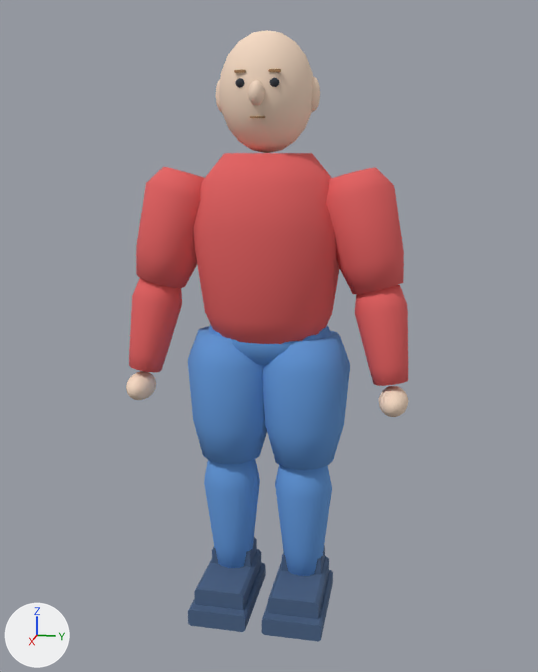
The glTF model assets/player/player.glb: old version first, new version second.
Both versions are drawn from a 50 mm camera at (2.244, 0.452, 1.491) aimed at (0.019, 0.007, 0.935). Lighting does not change. The marker at lower left points along +X, +Y and +Z. The older version comes first. Vertices at exactly the same position are counted once.

The first picture shows 'Bald head', 'Shirt', 'boot.L', 'boot.R', 'forearm.L', 'forearm.R', 'shin.L', 'shin.R', 'thigh.L', 'thigh.R', 'upper_arm.L', 'upper_arm.R' and 3 more.
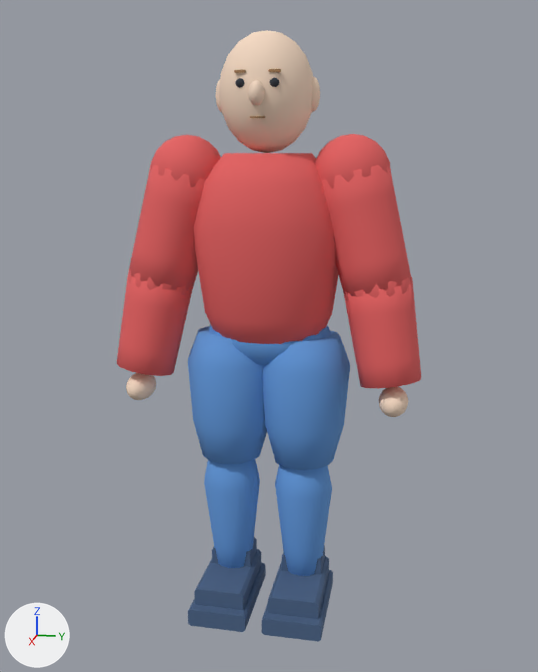
Diff of the bpy script that builds the scene:
```diff
--- a/assets/player/player.glb.py
+++ b/assets/player/player.glb.py
@@ me_forearm_001 @@
-me_forearm_001.from_pydata(...)  # 48 vertices, 92 faces; spans x -0.045..0.112, y 0.274..0.441, z 0.809..1.113
+me_forearm_001.from_pydata(...)  # 48 vertices, 92 faces; spans x -0.076..0.15, y 0.239..0.48, z 0.801..1.121
+# me_forearm_001 part 1: 48 of 48 vertices moved; they spanned x -0.045..0.112, y 0.274..0.441, z 0.809..1.113 and now span x -0.076..0.15, y 0.239..0.48, z 0.801..1.121; mean shift (0.0, 0.0, 0.003)
 me_forearm_001.materials.append(mat_shirt_gltf)
@@ me_forearm_002 @@
-me_forearm_002.from_pydata(...)  # 48 vertices, 92 faces; spans x -0.045..0.112, y -0.441..-0.274, z 0.809..1.113
+me_forearm_002.from_pydata(...)  # 48 vertices, 92 faces; spans x -0.076..0.15, y -0.48..-0.239, z 0.801..1.121
+# me_forearm_002 part 2: 48 of 48 vertices moved; they spanned x -0.045..0.112, y -0.441..-0.274, z 0.809..1.113 and now span x -0.076..0.15, y -0.48..-0.239, z 0.801..1.121; mean shift (0.0, 0.001, 0.003)
 me_forearm_002.materials.append(mat_shirt_gltf)
@@ me_upper_arm_001 @@
-me_upper_arm_001.from_pydata(...)  # 48 vertices, 92 faces; spans x -0.106..0.115, y 0.159..0.413, z 1.079..1.451
+me_upper_arm_001.from_pydata(...)  # 48 vertices, 92 faces; spans x -0.111..0.125, y 0.142..0.437, z 1.072..1.461
+# me_upper_arm_001 part 3: 48 of 48 vertices moved; they spanned x -0.106..0.115, y 0.159..0.413, z 1.079..1.451 and now span x -0.111..0.125, y 0.142..0.437, z 1.072..1.461; mean shift (0.0, 0.002, -0.006)
 me_upper_arm_001.materials.append(mat_shirt_gltf)
@@ me_upper_arm_002 @@
-me_upper_arm_002.from_pydata(...)  # 48 vertices, 92 faces; spans x -0.106..0.115, y -0.413..-0.159, z 1.079..1.451
+me_upper_arm_002.from_pydata(...)  # 48 vertices, 92 faces; spans x -0.111..0.125, y -0.437..-0.142, z 1.072..1.461
+# me_upper_arm_002 part 4: 48 of 48 vertices moved; they spanned x -0.106..0.115, y -0.413..-0.159, z 1.079..1.451 and now span x -0.111..0.125, y -0.437..-0.142, z 1.072..1.461; mean shift (0.0, -0.002, -0.006)
 me_upper_arm_002.materials.append(mat_shirt_gltf)
@@ ob_sleeve_shoulder_r @@
+ob_sleeve_shoulder_r = bpy.data.objects.new('Sleeve shoulder.R', me_joint_003)  # a UV sphere (16 segments, 10 rings, poles along z) spanning x -0.115..0.115, y -0.365..-0.135, z 1.315..1.545; in mat_shirt_gltf (red #e56060)
+ob_sleeve_shoulder_r.location = (0.0, 0.0, 0.0)
@@ ob_sleeve_shoulder_l @@
+ob_sleeve_shoulder_l = bpy.data.objects.new('Sleeve shoulder.L', me_joint_001)  # a UV sphere (16 segments, 10 rings, poles along z) spanning x -0.115..0.115, y 0.135..0.365, z 1.315..1.545; in mat_shirt_gltf (red #e56060)
+ob_sleeve_shoulder_l.location = (0.0, 0.0, 0.0)
@@ ob_sleeve_elbow_r @@
+ob_sleeve_elbow_r = bpy.data.objects.new('Sleeve elbow.R', me_joint_004)  # a UV sphere (16 segments, 10 rings, poles along z) spanning x -0.079..0.129, y -0.444..-0.236, z 0.996..1.203; in mat_shirt_gltf (red #e56060)
+ob_sleeve_elbow_r.location = (0.0, 0.0, 0.0)
@@ ob_sleeve_elbow_l @@
+ob_sleeve_elbow_l = bpy.data.objects.new('Sleeve elbow.L', me_joint_002)  # a UV sphere (16 segments, 10 rings, poles along z) spanning x -0.078..0.129, y 0.236..0.444, z 0.996..1.203; in mat_shirt_gltf (red #e56060)
+ob_sleeve_elbow_l.location = (0.0, 0.0, 0.0)
```

Where the change shows, as pixel boxes (x1, y1, x2, y2) in the pictures (538 x 672 px):
'upper_arm.L', reshaped (15% wider)
    before: (326, 167, 404, 294)
    after: (321, 164, 411, 296)
'upper_arm.R', reshaped (13% wider)
    before: (136, 167, 204, 288)
    after: (129, 165, 206, 291)
'forearm.L', reshaped (44% wider)
    before: (355, 285, 408, 386)
    after: (344, 284, 421, 389)
'forearm.R', reshaped (41% wider, 7% taller)
    before: (129, 278, 182, 372)
    after: (117, 275, 192, 376)
'Sleeve shoulder.L', added (red)
    after: (315, 134, 391, 188)
'Sleeve shoulder.R', added (red)
    after: (150, 135, 221, 187)
'Sleeve elbow.L', added
    after: (345, 275, 413, 301)
'Sleeve elbow.R', added
    after: (128, 270, 192, 295)
